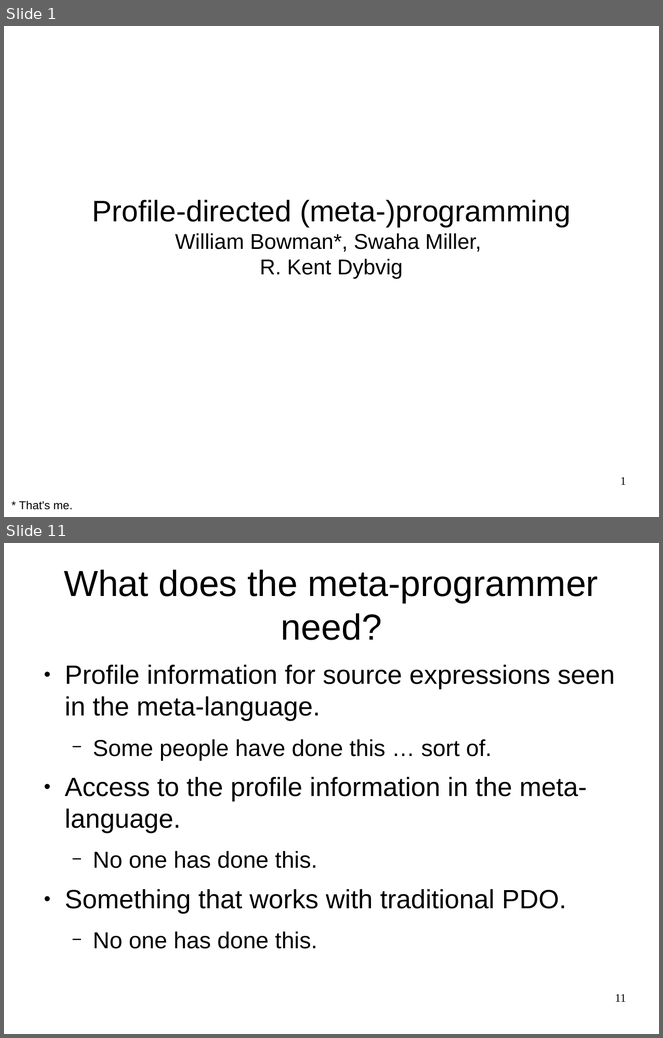
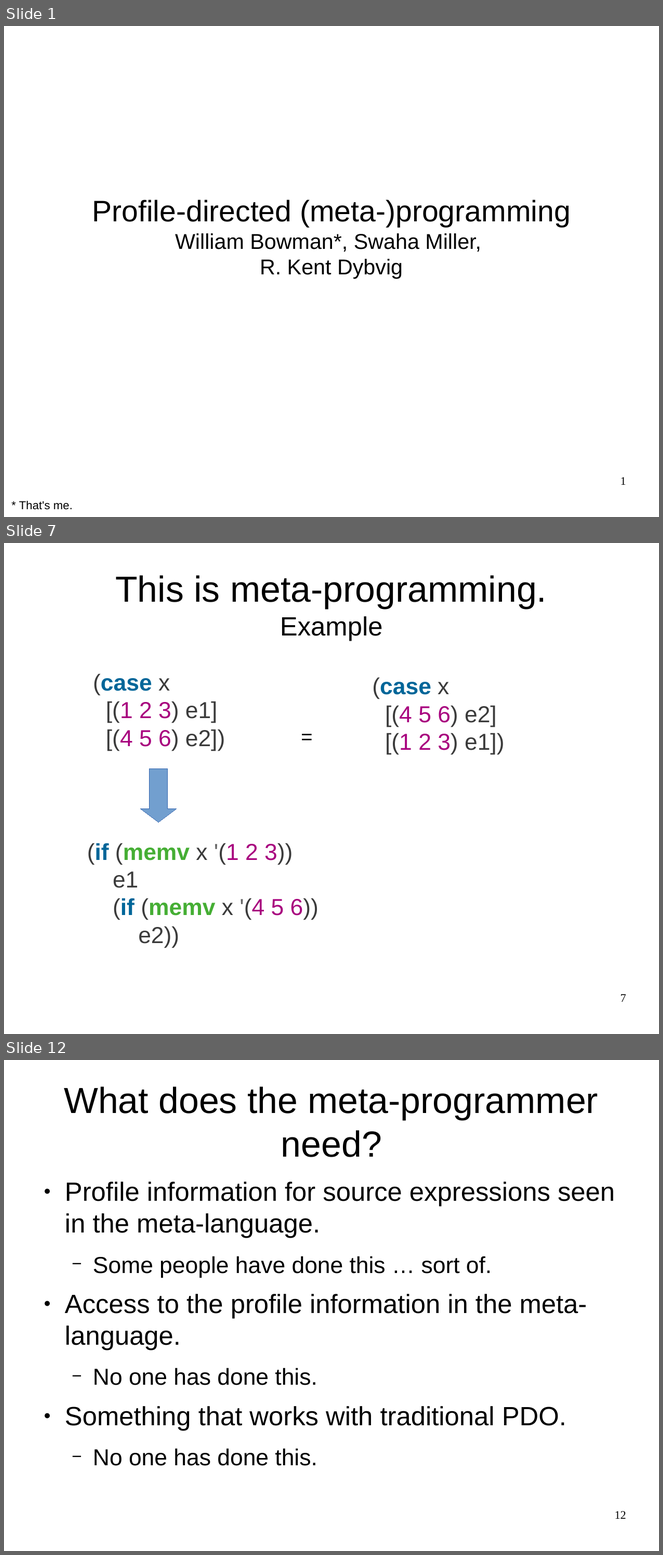
Before and after one commit to wilbowma/pgmp, a slide deck: profile-directed-meta-programming.odp. Shown one above the other, each under a label of ours: slides 1 and 11 before the commit, slides 1, 7 and 12 after it; the slides between them are not shown. The pictures are 663x1038 and 663x1555 pixels, drawn with LibreOffice and Linux fonts; fonts in the diff are those of the drawing. Boxes give left, top, right and bottom in pixels: in the first picture for what was removed or moved away, otherwise in the second. Text is boxed around its words. In the diff, an @@ line names an element or a change of style, - is before the commit and + after.

```diff
--- a/profile-directed-meta-programming.odp
+++ b/profile-directed-meta-programming.odp
@@ slide 7 added at [4, 543, 659, 1034], background #FFFFFF @@
@@ title added at [115, 575, 547, 641], 44 pt, text #000000 @@
+This is meta-programming.
+Example
@@ text added at [93, 674, 226, 751], 28 pt, text #3B3B3B @@
+(case x
+[(1 2 3) e1]
+[(4 5 6) e2])
@@ text added at [372, 677, 505, 755], 28 pt, text #3B3B3B @@
+(case x
+[(4 5 6) e2]
+[(1 2 3) e1])
@@ text added at [295, 721, 319, 752], 24 pt, text #000000 @@
+=
@@ down arrow added at [141, 769, 177, 822], fill #729FCF, outline #3465AF 0 pt @@
@@ text added at [87, 843, 319, 948], 28 pt, text #3B3B3B @@
+(if (memv x '(1 2 3))
+e1
+(if (memv x '(4 5 6))
+e2))
@@ page number added at [621, 994, 626, 1002], 14 pt, text #000000 @@
+7
@@ what was slide 11 is now slide 12 @@
@@ page number at [615, 1511, 626, 1519]: text changed @@
-11
+12
```
Also in this commit, not shown: 15 slides changed.
